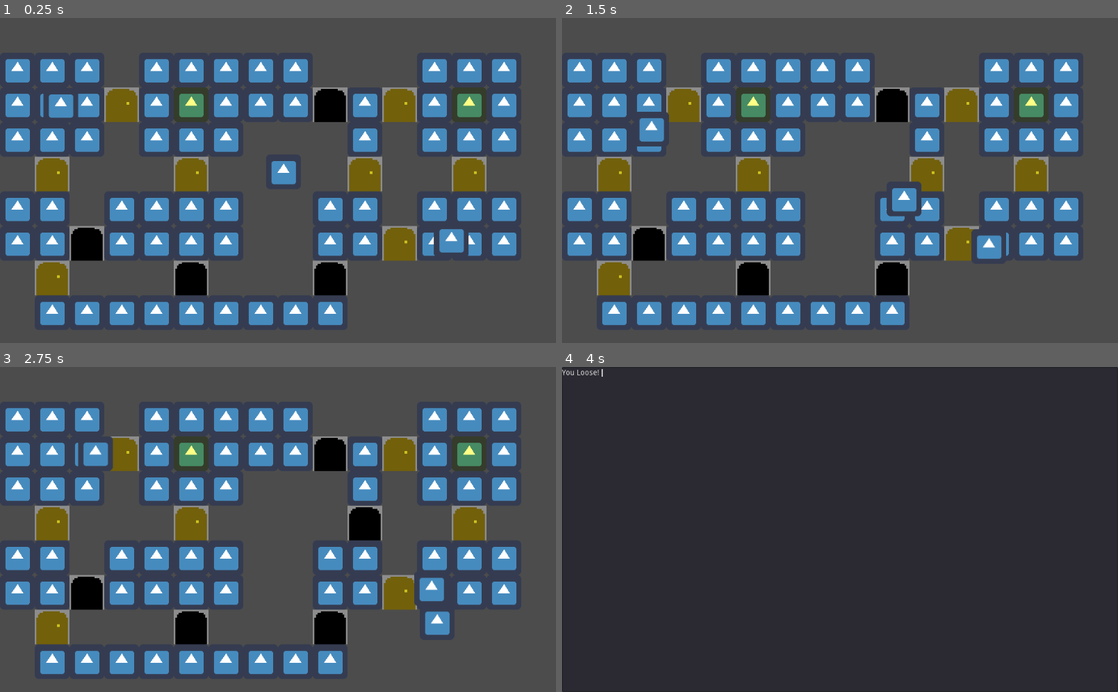
Above: before the commit, frames 1-4 (two rows, left to right).
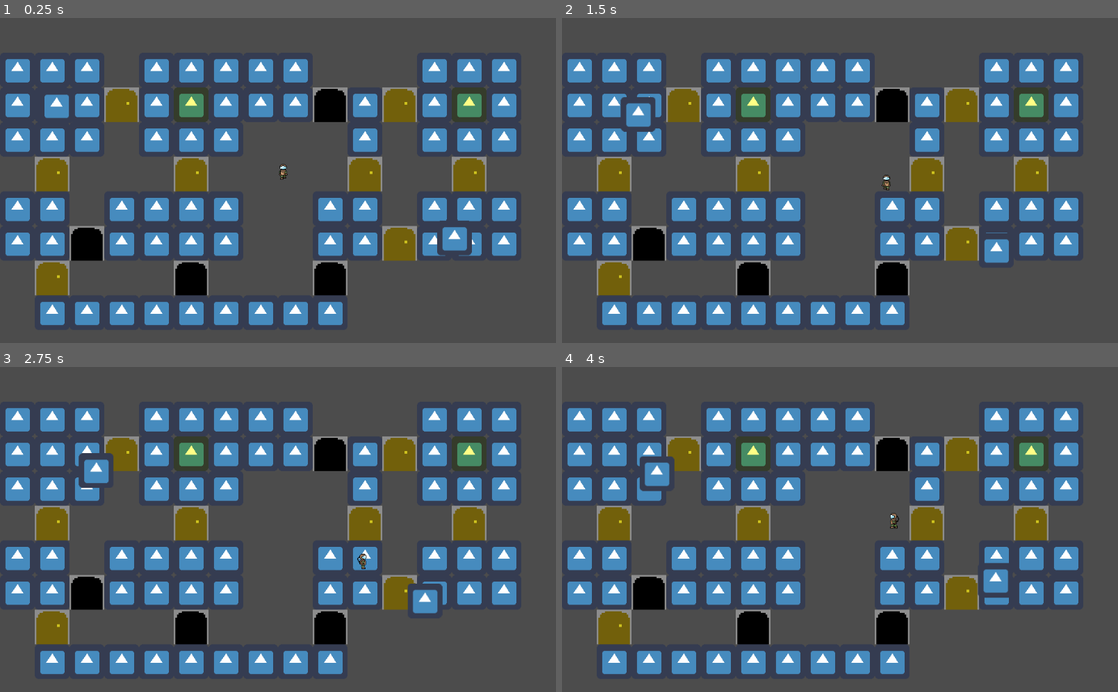
Above: after the commit, the same moments.

Repository: Omivel/LudemDare46
Game: Godot game, scene res://Levels/TestLevel.tscn
The game is run twice, just before and just after one commit, with the same random seed, the same clock (stepped at 60 frames per second) and the same inputs. The engine's default icon, where the game draws it, is replaced by a stand-in: a white triangle on a blue panel in a dark square.
Inputs (mouse positions are in pixels of both pictures, inside the frame that each line leads up to):
- Up to frame 1 (0.25 s): no input
- Up to frame 2 (1.5 s): move the mouse to (962, 164) at 0.52 s; press the mouse at (962, 164) at 0.53 s; hold Right (ui_right) 0.53-1.28 s; tap Space (ui_select) at 0.77 s; move the mouse to (728, 196) at 1.27 s; release the mouse at (728, 196) at 1.28 s; hold Down (ui_down) from 1.28 s (still down); click (728, 196) at 1.35 s
- Up to frame 3 (2.75 s): tap Space (ui_select) at 1.52 s; move the mouse to (333, 458) at 2.02 s; release Down (ui_down) at 2.03 s; press the mouse at (333, 458) at 2.03 s; hold Right (ui_right) from 2.03 s (still down)
- Up to frame 4 (4 s): move the mouse to (812, 594) at 2.77 s; release Right (ui_right) at 2.78 s; release the mouse at (812, 594) at 2.78 s; hold Up (ui_up) 2.78-3.53 s; click (812, 594) at 2.85 s; tap Space (ui_select) at 3.02, 3.77 s; move the mouse to (1006, 578) at 3.52 s; press the mouse at (1006, 578) at 3.53 s; hold Left (ui_left) from 3.53 s (still down)

The runs differ from the first frame. In frame 1, 0.9% of the frame differs, in the area x 7-85%, y 23-74%; in frame 2, 1.6%; in frame 3, 2.1%; in frame 4, 99%, in the area x 0-100%, y 0-100%.

Commit message:
animation

Diff:
--- a/game/Scenes/Cage/Cage.gd
+++ b/game/Scenes/Cage/Cage.gd
@@ -15,10 +15,6 @@
 			body.set_traped(true)
 			body.set_physics_process(false)
 			body.collisionShape.set_deferred("set_disabled",true)
-#			body.vision.set_deferred("set_monitoring",false)
-#			body.vision.set_deferred("set_monitorable",false)
-#			body.atack.set_deferred("set_monitoring",false)
-#			body.atack.set_deferred("set_monitorable",false)
 			body.vision.set_monitoring(false)
 			body.atack.set_monitoring(false)
 			body.set_global_position(global_position)
--- a/game/Scenes/Monster/Monster.gd
+++ b/game/Scenes/Monster/Monster.gd
@@ -12,8 +12,8 @@
 #how close to its pathfindng goal the monster hase to be to check it off its list
 const TOLERENCE := 11
 
-export var running_speed : float = 200
-export var walking_speed : float = 75
+export var running_speed : float = 75
+export var walking_speed : float = 35
 #0 is teeth, 1 is leggy
 export var monster_type : int = 0
 
@@ -94,6 +94,8 @@
 	return monster_type
 
 func set_traped(new_traped):
+	if target != null:
+		emit_signal("stoped_chasing", monster_type)
 	traped = new_traped
 
 func is_traped():
--- a/game/Scenes/Music/music_control.gd
+++ b/game/Scenes/Music/music_control.gd
@@ -31,6 +31,16 @@
 	if !$fail_sound.is_playing():
 		$fail_sound.play()
 		$monster_music.stop()
+		$monster2_music.stop()
+		$teethy_licks.stop()
+		$main_drone.stop()
+
+func winstate():
+	if !$win_sound.is_playing():
+		$win_sound.play()
+		$monster_music.stop()
+		$monster2_music.stop()
+		$teethy_licks.stop()
 		$main_drone.stop()
 
 func bloop():
@@ -40,7 +50,8 @@
 func toggle_scary_sounds(monster_type : int):
 	match monster_type:
 		0:
-			if $teethy_licks.is_playing():
+			if !$teethy_licks.is_playing():
+				print("working")
 				$teethy_licks.play()
 			else:
 				$teethy_licks.stop()
--- a/game/Scenes/Music/music_control.tscn
+++ b/game/Scenes/Music/music_control.tscn
@@ -15,9 +15,13 @@
 [ext_resource path="res://Scenes/Music/Timer.gd" type="Script" id=13]
 [ext_resource path="res://sound fx/panel-interact.wav" type="AudioStream" id=14]
 [ext_resource path="res://sound fx/teethy-licks.wav" type="AudioStream" id=15]
+[ext_resource path="res://sound fx/end-state.wav" type="AudioStream" id=16]
 
 [node name="music_control" type="Node2D"]
 script = ExtResource( 12 )
+
+[node name="win_sound" type="AudioStreamPlayer" parent="."]
+stream = ExtResource( 16 )
 
 [node name="teethy_licks" type="AudioStreamPlayer" parent="."]
 stream = ExtResource( 15 )
--- a/game/Scenes/Player/Player.gd
+++ b/game/Scenes/Player/Player.gd
@@ -3,10 +3,12 @@
 
 signal is_moving(status)
 
+onready var sprite = $AnimatedSprite
+
 var direction := Vector2(0,0)
 
 
-export var speed : float = 250
+export var speed : float = 100
 # Called when the node enters the scene tree for the first time.
 func _ready():
 	pass # Replace with function body.
@@ -18,20 +20,33 @@
 func _input(event):
 	if event.is_action_pressed("ui_up"):
 		direction += Vector2(0, -1)
+		sprite.playing = true
+		sprite.play("up")
 	elif event.is_action_released("ui_up"):
 		direction += Vector2(0, 1)
 	if event.is_action_pressed("ui_down"):
 		direction += Vector2(0, 1)
+		sprite.playing = true
+		sprite.play("down")
 	elif event.is_action_released("ui_down"):
 		direction += Vector2(0, -1)
+		sprite.playing = true
 	if event.is_action_pressed("ui_right"):
 		direction += Vector2(1, 0)
+		sprite.playing = true
+		sprite.play("right")
 	elif event.is_action_released("ui_right"):
 		direction += Vector2(-1, 0)
 	if event.is_action_pressed("ui_left"):
 		direction += Vector2(-1, 0)
+		sprite.playing = true
+		sprite.play("left")
 	elif event.is_action_released("ui_left"):
 		direction += Vector2(1, 0)
+
+	if direction == Vector2(0,0):
+		sprite.playing = false
+		#todo make this more eficient
 	emit_signal("is_moving", direction != Vector2(0,0))
 
 	if event.is_action_pressed("ui_select"):
--- a/game/Scenes/Player/Player.tscn
+++ b/game/Scenes/Player/Player.tscn
@@ -1,11 +1,74 @@
-[gd_scene load_steps=5 format=2]
+[gd_scene load_steps=16 format=2]
 
-[ext_resource path="res://icon.png" type="Texture" id=1]
+[ext_resource path="res://Scenes/Player/PlayerSpriteSheet.png" type="Texture" id=1]
 [ext_resource path="res://Scenes/Player/Player.gd" type="Script" id=2]
 
 [sub_resource type="CircleShape2D" id=1]
 
-[sub_resource type="CircleShape2D" id=2]
+[sub_resource type="AtlasTexture" id=4]
+atlas = ExtResource( 1 )
+region = Rect2( 36, 56, 18, 28 )
+
+[sub_resource type="AtlasTexture" id=2]
+atlas = ExtResource( 1 )
+region = Rect2( 0, 56, 18, 28 )
+
+[sub_resource type="AtlasTexture" id=3]
+atlas = ExtResource( 1 )
+region = Rect2( 18, 56, 18, 28 )
+
+[sub_resource type="AtlasTexture" id=5]
+atlas = ExtResource( 1 )
+region = Rect2( 0, 28, 18, 28 )
+
+[sub_resource type="AtlasTexture" id=6]
+atlas = ExtResource( 1 )
+region = Rect2( 18, 28, 18, 28 )
+
+[sub_resource type="AtlasTexture" id=7]
+atlas = ExtResource( 1 )
+region = Rect2( 36, 28, 18, 28 )
+
+[sub_resource type="AtlasTexture" id=8]
+atlas = ExtResource( 1 )
+region = Rect2( 36, 0, 18, 28 )
+
+[sub_resource type="AtlasTexture" id=9]
+atlas = ExtResource( 1 )
+region = Rect2( 54, 0, 18, 28 )
+
+[sub_resource type="AtlasTexture" id=10]
+atlas = ExtResource( 1 )
+region = Rect2( 0, 0, 18, 28 )
+
+[sub_resource type="AtlasTexture" id=11]
+atlas = ExtResource( 1 )
+region = Rect2( 18, 0, 18, 28 )
+
+[sub_resource type="SpriteFrames" id=12]
+animations = [ {
+"frames": [ SubResource( 4 ), SubResource( 2 ), SubResource( 4 ), SubResource( 3 ) ],
+"loop": true,
+"name": "right",
+"speed": 4.0
+}, {
+"frames": [ SubResource( 5 ), SubResource( 6 ), SubResource( 5 ), SubResource( 7 ) ],
+"loop": true,
+"name": "left",
+"speed": 4.0
+}, {
+"frames": [ SubResource( 8 ), SubResource( 9 ) ],
+"loop": true,
+"name": "up",
+"speed": 3.0
+}, {
+"frames": [ SubResource( 10 ), SubResource( 11 ) ],
+"loop": true,
+"name": "down",
+"speed": 3.0
+} ]
+
+[sub_resource type="CircleShape2D" id=13]
 radius = 60.0
 
 [node name="Player" type="KinematicBody2D"]
@@ -14,12 +77,14 @@
 [node name="CollisionShape2D" type="CollisionShape2D" parent="."]
 shape = SubResource( 1 )
 
-[node name="Sprite" type="Sprite" parent="."]
-texture = ExtResource( 1 )
+[node name="AnimatedSprite" type="AnimatedSprite" parent="."]
+frames = SubResource( 12 )
+animation = "down"
+frame = 1
 
 [node name="Area2D" type="Area2D" parent="."]
 collision_layer = 2
 collision_mask = 2
 
 [node name="CollisionShape2D" type="CollisionShape2D" parent="Area2D"]
-shape = SubResource( 2 )
+shape = SubResource( 13 )
--- /dev/null
+++ b/game/Scenes/WinScreen/WinScreen.gd
@@ -0,0 +1,16 @@
+extends Control
+
+
+# Declare member variables here. Examples:
+# var a = 2
+# var b = "text"
+
+
+# Called when the node enters the scene tree for the first time.
+func _ready():
+	$music_control.winstate()
+
+
+# Called every frame. 'delta' is the elapsed time since the previous frame.
+#func _process(delta):
+#	pass
--- a/game/Scenes/WinScreen/WinScreen.tscn
+++ b/game/Scenes/WinScreen/WinScreen.tscn
@@ -1,8 +1,12 @@
-[gd_scene format=2]
+[gd_scene load_steps=3 format=2]
+
+[ext_resource path="res://Scenes/Music/music_control.tscn" type="PackedScene" id=1]
+[ext_resource path="res://Scenes/WinScreen/WinScreen.gd" type="Script" id=2]
 
 [node name="WinScreen" type="Control"]
 anchor_right = 1.0
 anchor_bottom = 1.0
+script = ExtResource( 2 )
 __meta__ = {
 "_edit_use_anchors_": false
 }
@@ -14,3 +18,5 @@
 __meta__ = {
 "_edit_use_anchors_": false
 }
+
+[node name="music_control" parent="." instance=ExtResource( 1 )]
Not shown: 1 places in game/Scenes/Music/music_control.tscn that only renumber resources
Binary file added: game/Scenes/Player/PlayerSpriteSheet.png
Not shown, added: game/Scenes/Player/PlayerSpriteSheet.png.import
Not shown: 3 places in game/Scenes/TestTileset/TestTileset.tscn that only renumber resources
